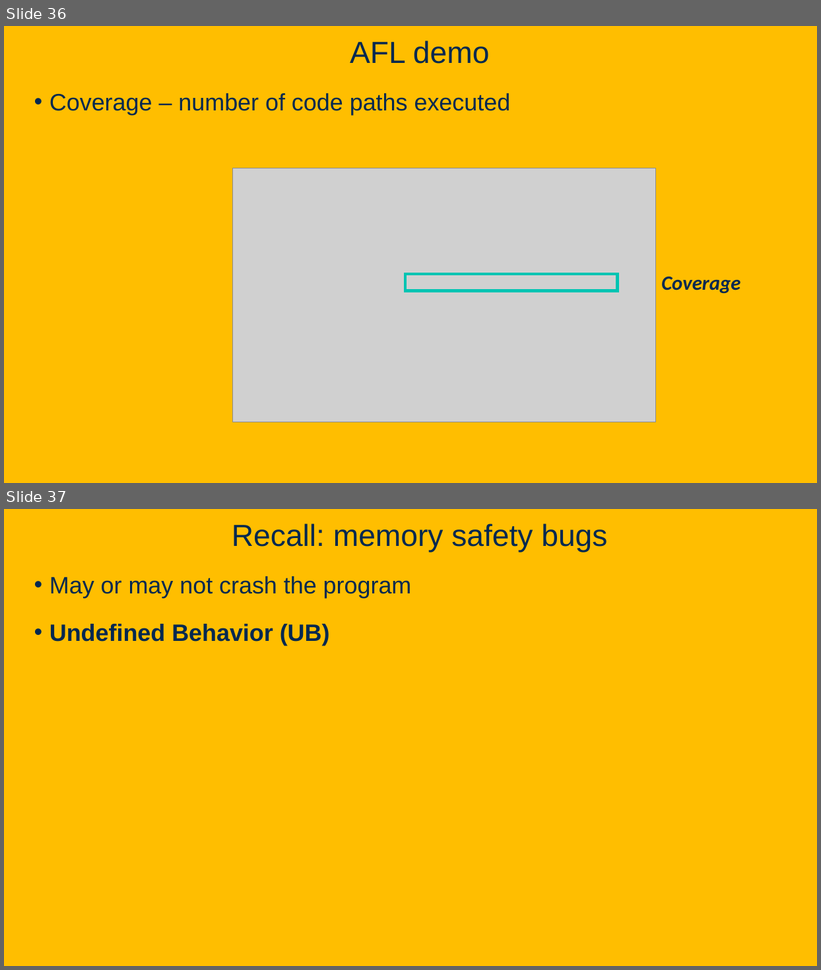
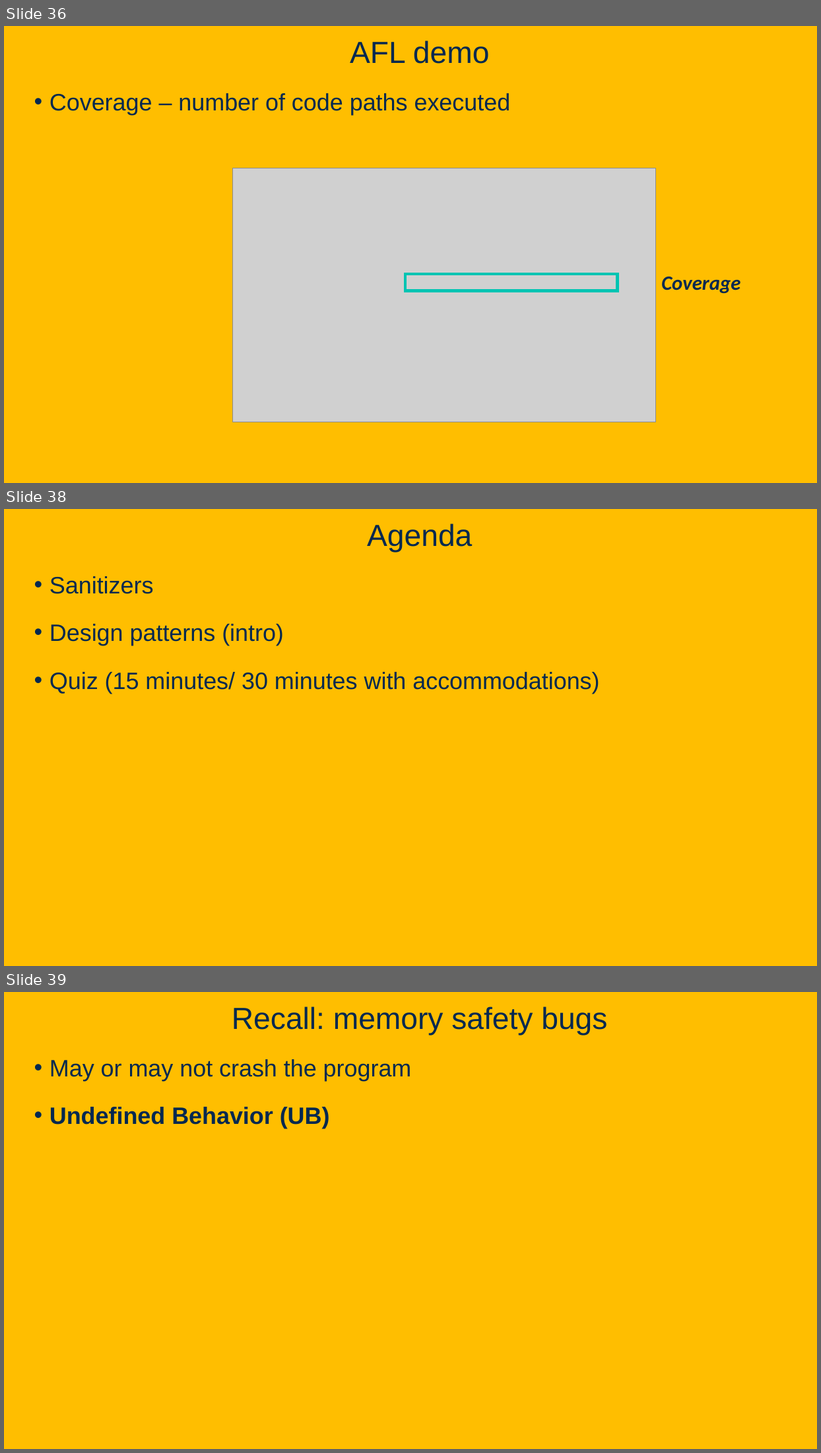
Before and after one commit to davsec-teaching/ecs160-f25, a slide deck: slides/10_fuzzing.pptx. Shown one above the other, each under a label of ours: slides 36 and 37 before the commit, slides 36, 38 and 39 after it; the slides between them are not shown. The pictures are 821x970 and 821x1453 pixels, drawn with LibreOffice and Linux fonts; fonts in the diff are those of the drawing; grey boxes stand for pictures; background and template pictures are left out. Boxes give left, top, right and bottom in pixels: in the first picture for what was removed or moved away, otherwise in the second. Text is boxed around its words. In the diff, an @@ line names an element or a change of style, - is before the commit and + after.

```diff
--- a/slides/10_fuzzing.pptx
+++ b/slides/10_fuzzing.pptx
@@ slide 38 added at (4, 509, 817, 966), background picture (left out) @@
@@ title added at (367, 524, 472, 553), 36 pt, text #022850 @@
+Agenda
@@ text added at (50, 576, 599, 694), 28 pt, text #022850 @@
+• Sanitizers
+• Design patterns (intro)
+• Quiz (15 minutes/ 30 minutes with accommodations)
@@ what was slide 37 is now slide 39 @@
```
Also in this commit, not shown: 1 slide changed, 1 other slide added, 1 other file.
